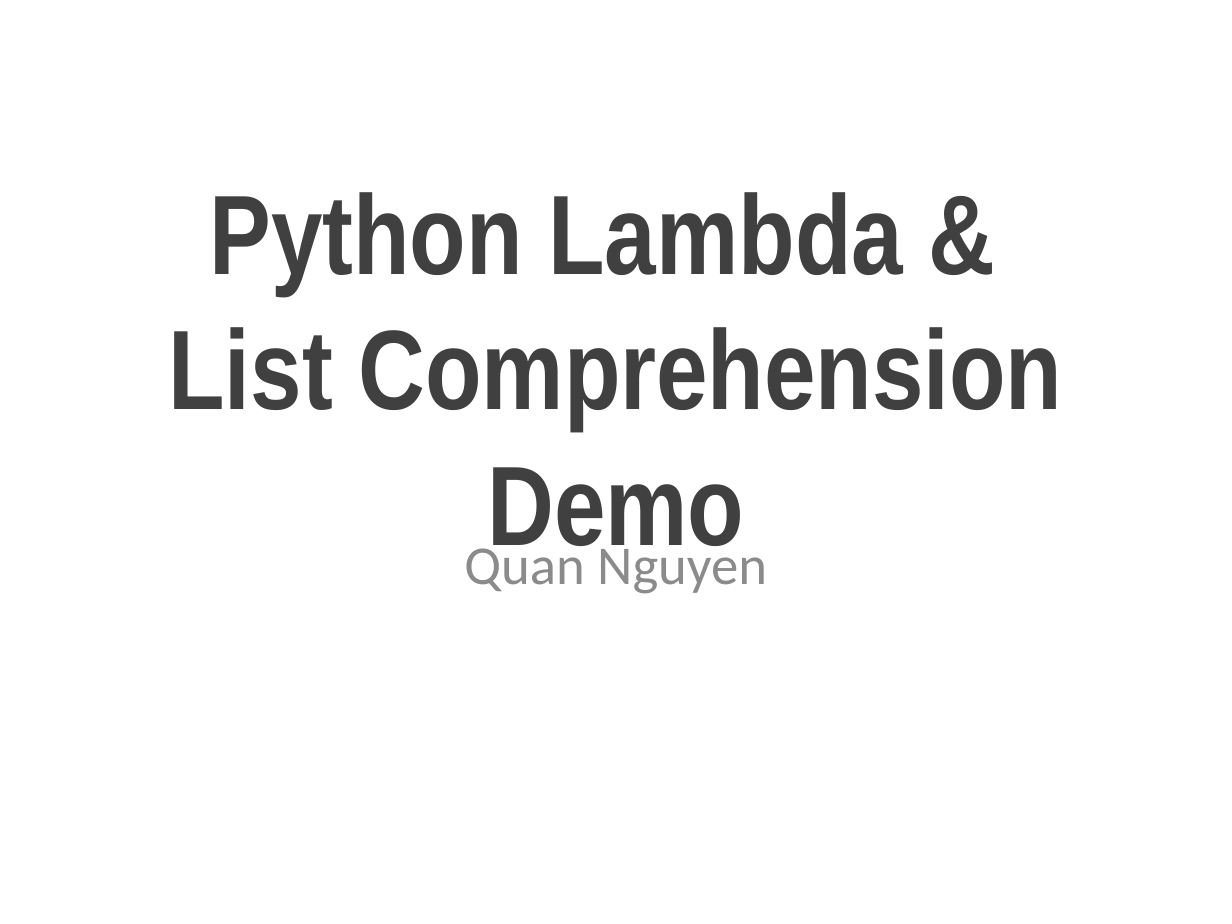
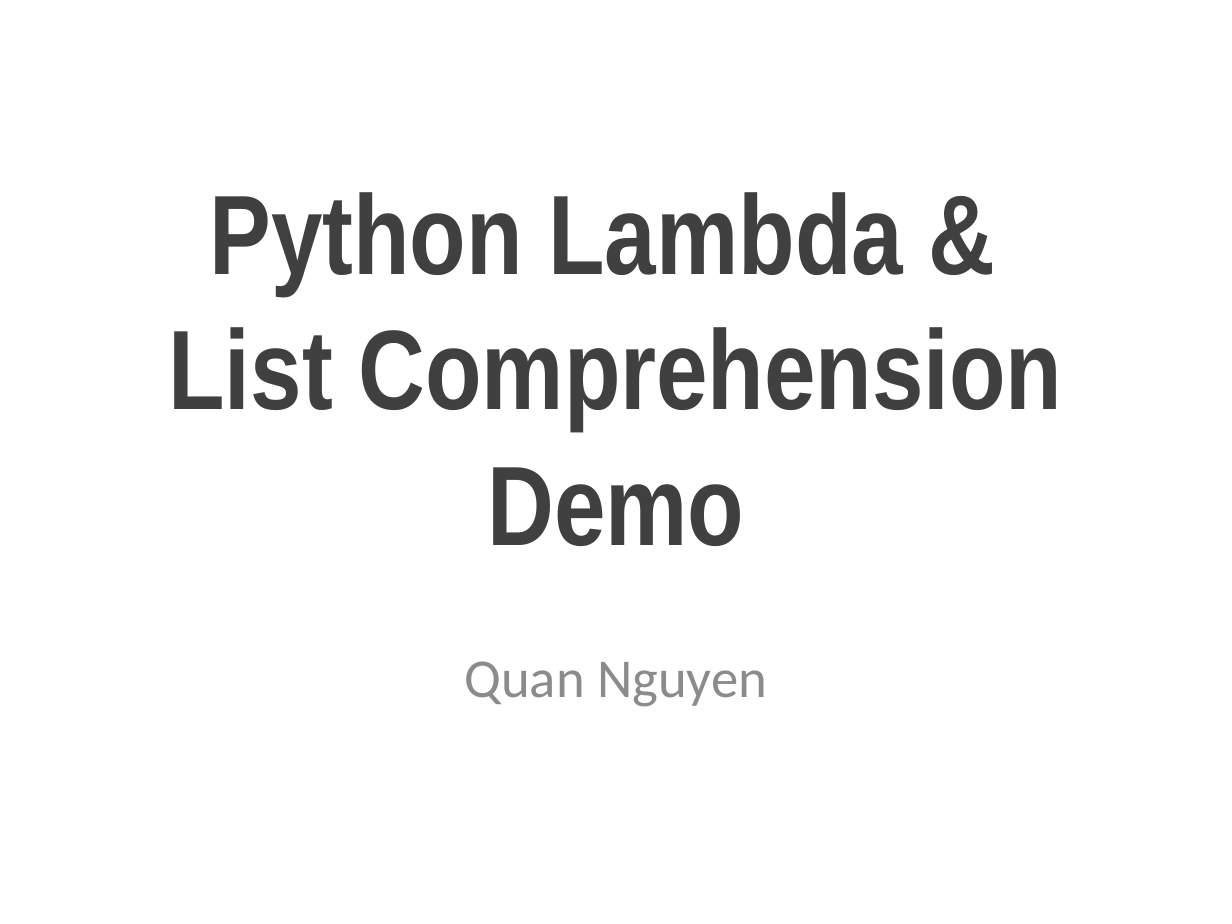
Before and after one commit to jht585/PLFinal, a slide deck: slide 10 of PLFinal.pptx. Drawn at 1232x924 pixels with LibreOffice and Linux fonts; fonts in the diff are those of the drawing; background and template pictures are left out. Boxes give left, top, right and bottom in pixels: in the first picture for what was removed or moved away, otherwise in the second. Text is boxed around its words. In the diff, an @@ line names an element or a change of style, - is before the commit and + after.

```diff
--- a/PLFinal.pptx
+++ b/PLFinal.pptx
@@ subtitle "Quan Nguyen" rewrapped from box(464, 538, 767, 594) to box(464, 661, 767, 707) @@
```
Also in this commit, not shown: 6 slides added, 11 other files.
